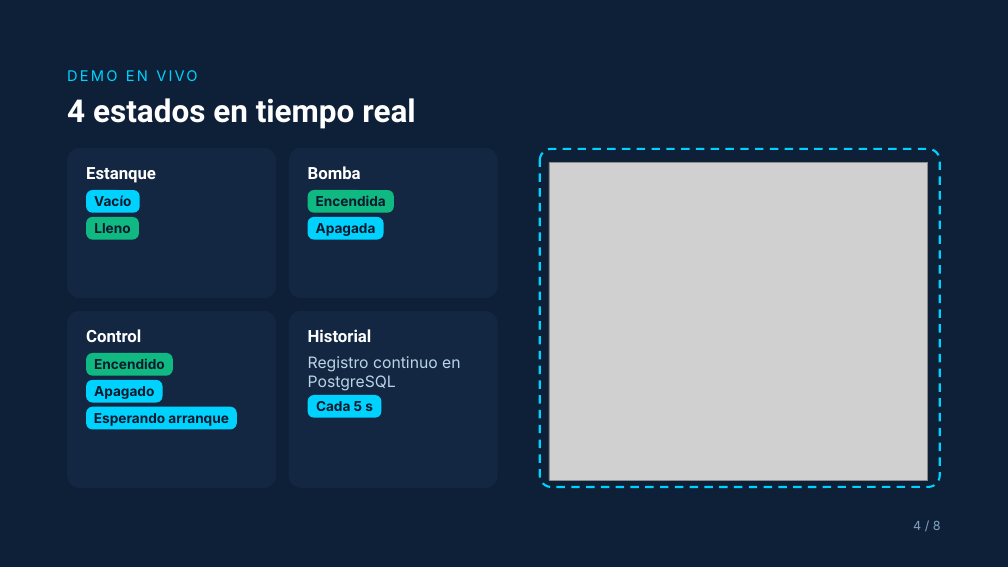
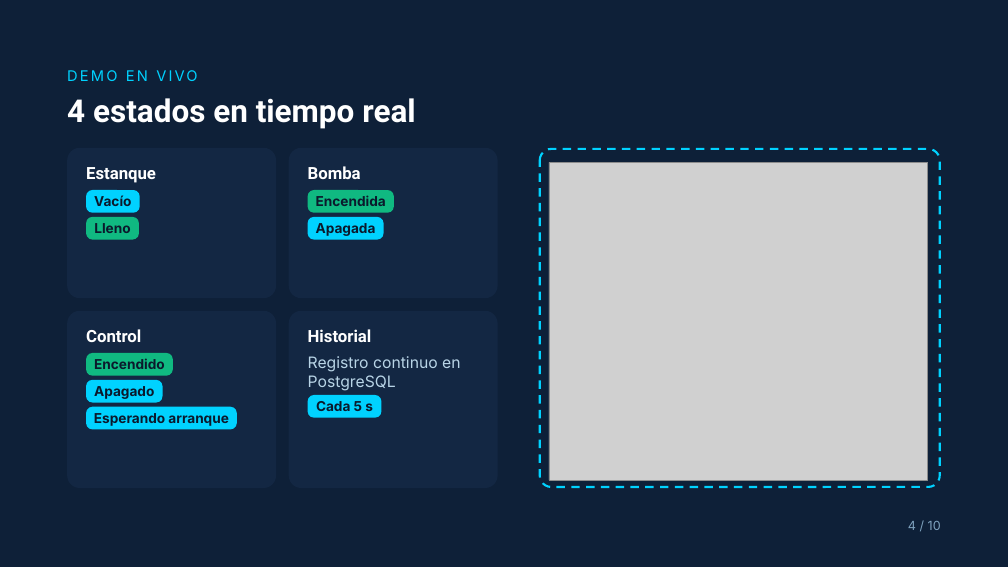
Before and after one commit to mcandela123/esp32-railway-estanque, a slide deck: slide 4 of documentacion/presentacion/presentacion_estanque.pptx. Drawn at 1008x567 pixels with LibreOffice and Linux fonts; fonts in the diff are those of the drawing; grey boxes stand for pictures. Boxes give left, top, right and bottom in pixels: in the first picture for what was removed or moved away, otherwise in the second. Text is boxed around its words. In the diff, an @@ line names an element or a change of style, - is before the commit and + after.

```diff
--- a/documentacion/presentacion/presentacion_estanque.pptx
+++ b/documentacion/presentacion/presentacion_estanque.pptx
@@ text at (908,521,941,530): text changed @@
-4 / 8
+4 / 10
```
Also in this commit, not shown: 5 other slides changed, 3 slides added, 1 slide removed, 4 other files.
